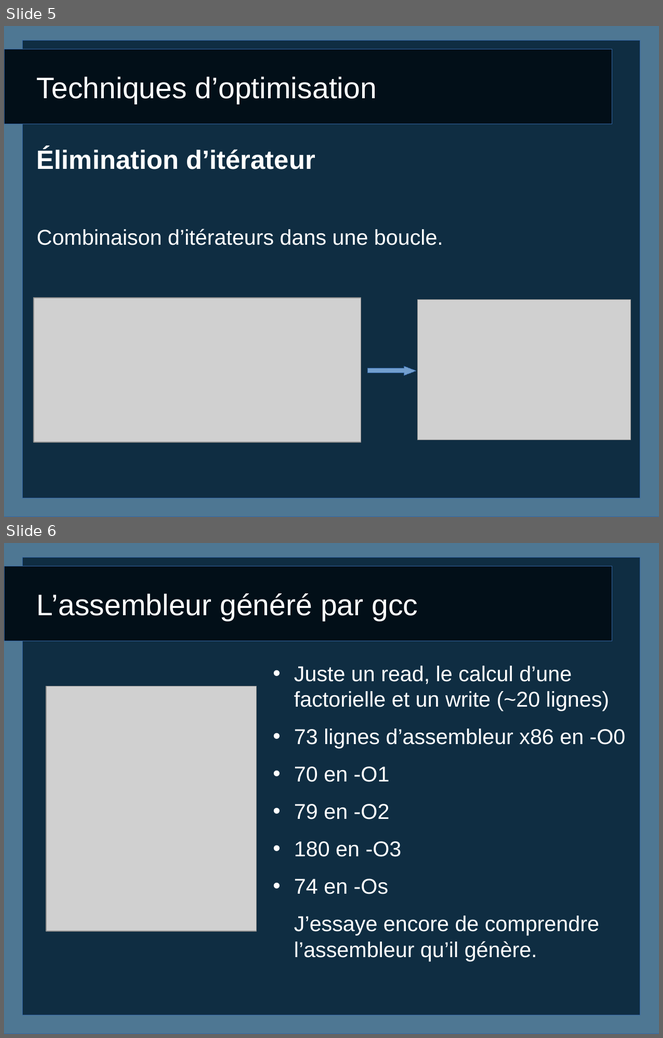
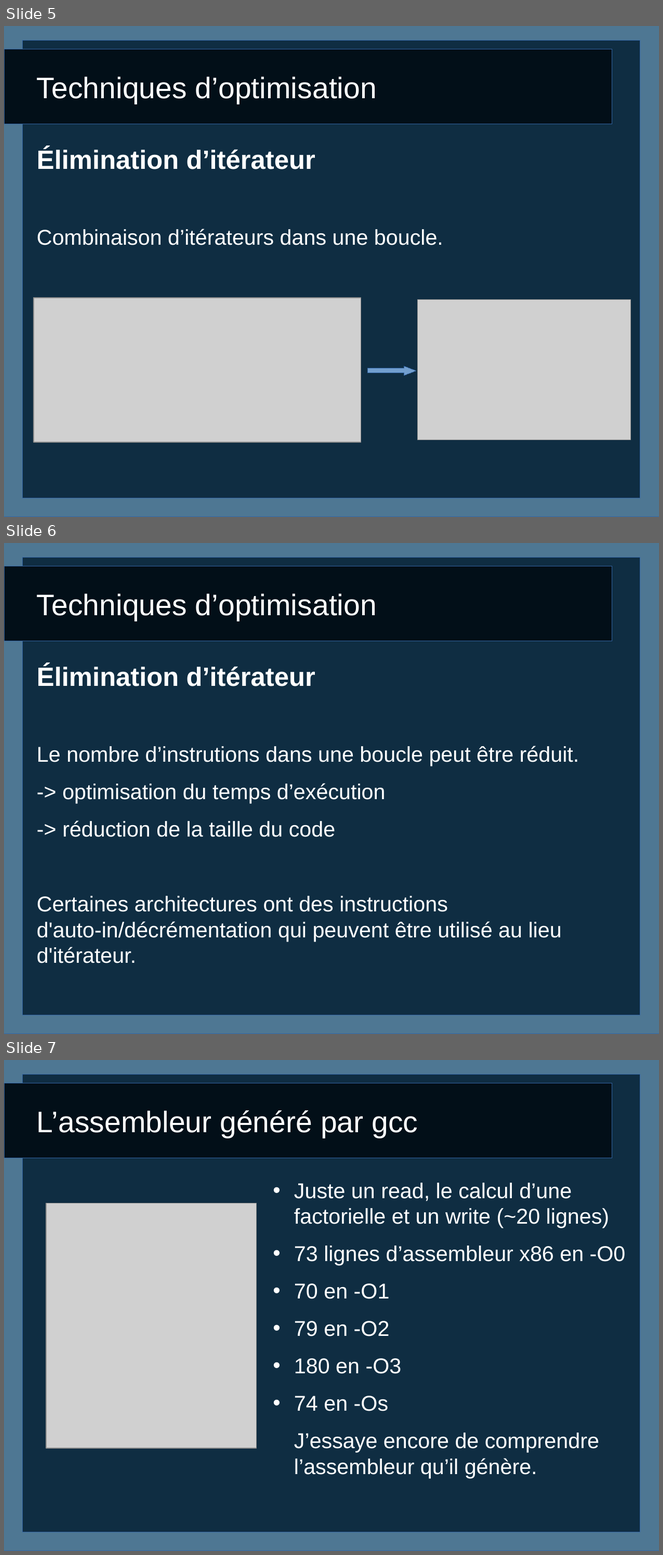
Before and after one commit to caswitch/recherche-et-doc-s4, a slide deck: Diapo2.odp. Shown one above the other, each under a label of ours: slides 5 and 6 before the commit, slides 5, 6 and 7 after it. The pictures are 663x1038 and 663x1555 pixels, drawn with LibreOffice and Linux fonts; fonts in the diff are those of the drawing; grey boxes stand for pictures. Boxes give left, top, right and bottom in pixels: in the first picture for what was removed or moved away, otherwise in the second. Text is boxed around its words. In the diff, an @@ line names an element or a change of style, - is before the commit and + after.

```diff
--- a/Diapo2.odp
+++ b/Diapo2.odp
@@ slide 6 added at (4,543,659,1034), background #FFFFFF; not listed: 3 template elements that a slide beside it also shows @@
@@ title added at (37,593,377,621), 36 pt, text #FFFFFF @@
+Techniques d’optimisation
@@ text added at (37,665,580,942), 26 pt, text #FFFFFF @@
+Élimination d’itérateur
+Le nombre d’instrutions dans une boucle peut être réduit.
+-> optimisation du temps d’exécution
+-> réduction de la taille du code
+Certaines architectures ont des instructions d'auto-in/décrémentation qui peuvent être utilisé au lieu d'itérateur.
@@ what was slide 6 is now slide 7 @@
```
Also in this commit, not shown: 1 other file.
